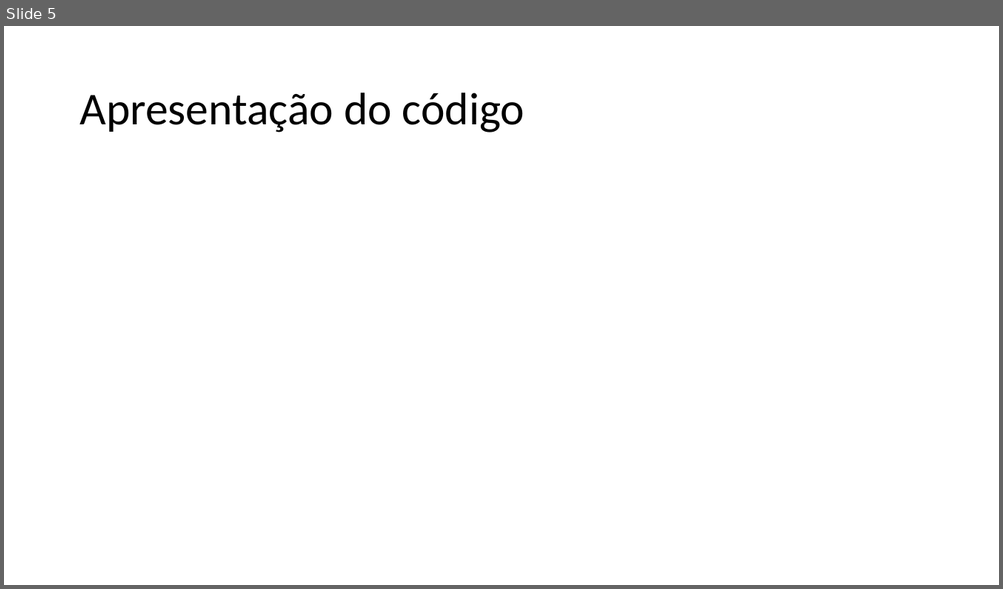
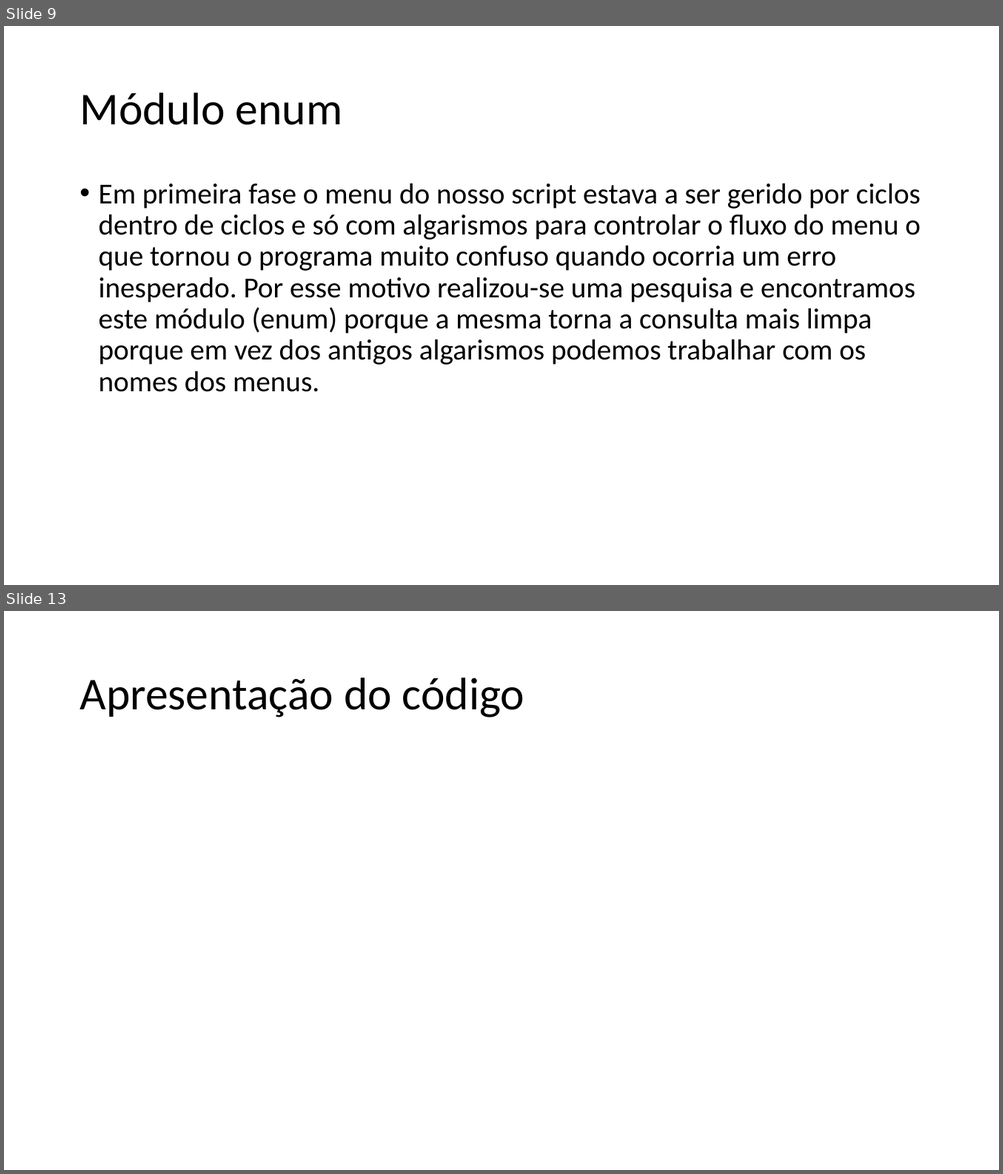
Before and after one commit to JorgeFilipePinto/orcamentacao_auto, a slide deck: Apresentação.pptx. Shown one above the other, each under a label of ours: slide 5 before the commit, slides 9 and 13 after it; the slides between them are not shown. The pictures are 1003x589 and 1003x1174 pixels, drawn with LibreOffice and Linux fonts; fonts in the diff are those of the drawing. Boxes give left, top, right and bottom in pixels: in the first picture for what was removed or moved away, otherwise in the second. Text is boxed around its words. In the diff, an @@ line names an element or a change of style, - is before the commit and + after.

```diff
--- a/Apresentação.pptx
+++ b/Apresentação.pptx
@@ slide 9 added at (x1=4, y1=26, x2=999, y2=585), background #FFFFFF @@
@@ title added at (x1=79, y1=93, x2=342, y2=125), 44 pt, text #000000 @@
+Módulo enum
@@ text added at (x1=99, y1=183, x2=920, y2=392), 28 pt, text #000000 @@
+• Em primeira fase o menu do nosso script estava a ser gerido por ciclos dentro de ciclos e só com algarismos para controlar o fluxo do menu o que tornou o programa muito confuso quando ocorria um erro inesperado. Por esse motivo realizou-se uma pesquisa e encontramos este módulo (enum) porque a mesma torna a consulta mais limpa porque em vez dos antigos algarismos podemos trabalhar com os nomes dos menus.
@@ what was slide 5 is now slide 13 @@
```
Also in this commit, not shown: 2 slides changed, 7 other slides added, 2 other files.
